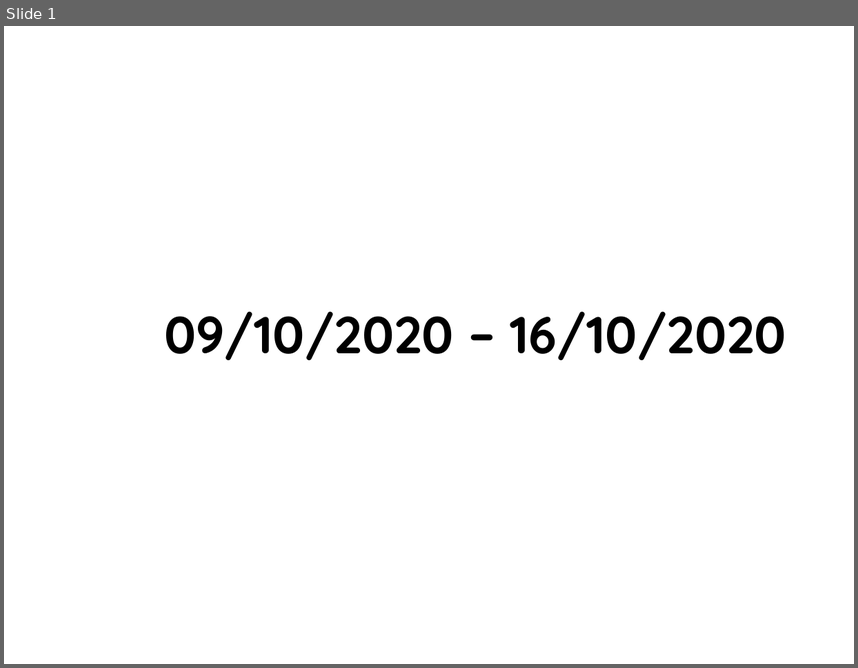
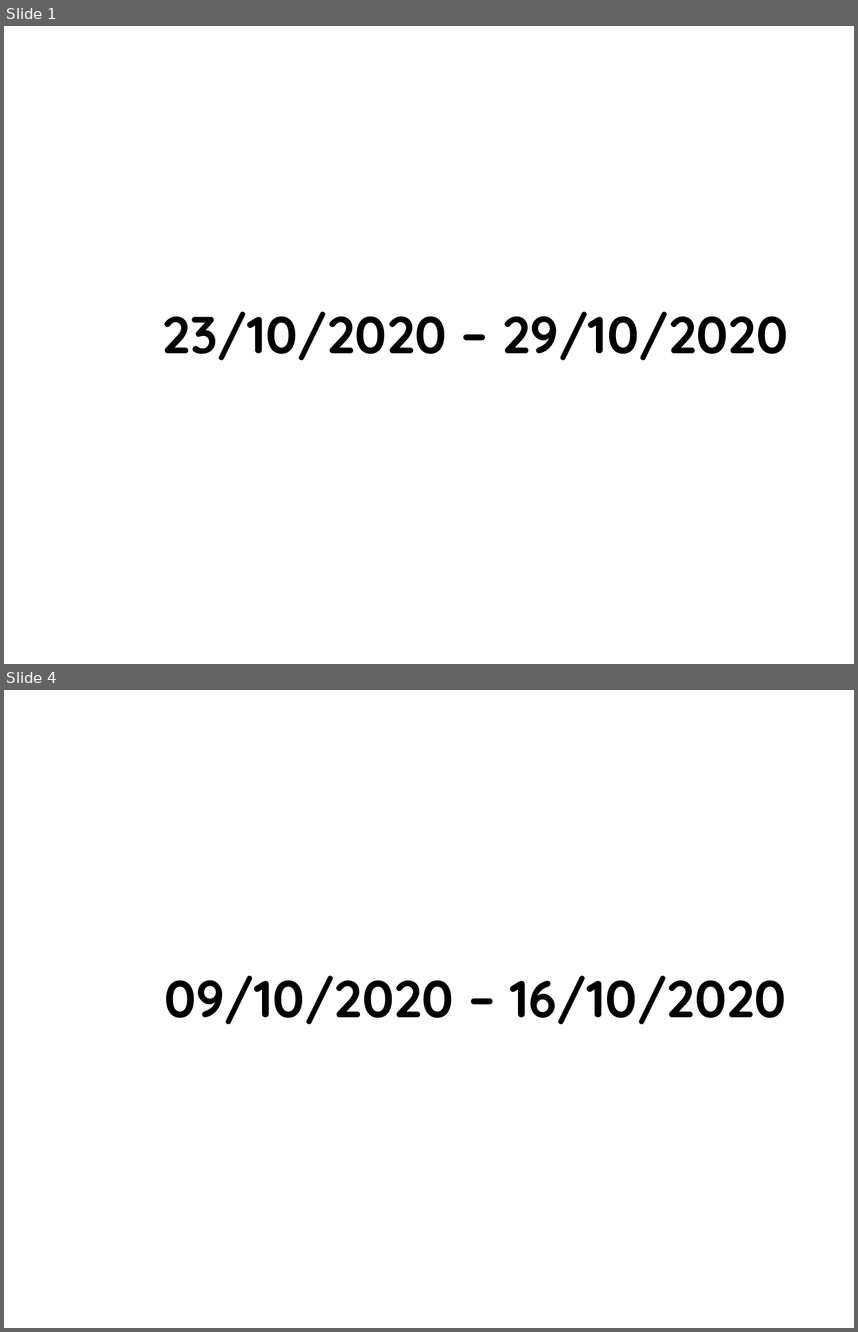
Before and after one commit to AXDELAROSA/CONTROL_QUALITY, a slide deck: Docs/IT_DEV_PEARL_LEATHER_QA_INSPECCION_16102020.pptx. Shown one above the other, each under a label of ours: slide 1 before the commit, slides 1 and 4 after it; the slides between them are not shown. The pictures are 858x668 and 858x1332 pixels, drawn with LibreOffice and Linux fonts; fonts in the diff are those of the drawing; background and template pictures are left out. Boxes give left, top, right and bottom in pixels: in the first picture for what was removed or moved away, otherwise in the second. Text is boxed around its words. In the diff, an @@ line names an element or a change of style, - is before the commit and + after.

```diff
--- a/Docs/IT_DEV_PEARL_LEATHER_QA_INSPECCION_16102020.pptx
+++ b/Docs/IT_DEV_PEARL_LEATHER_QA_INSPECCION_16102020.pptx
@@ slide 1 added at (x1=4, y1=26, x2=854, y2=664), background picture (left out) @@
@@ text added at (x1=163, y1=311, x2=789, y2=360), 44 pt, text #000000, bold @@
+23/10/2020 – 29/10/2020
@@ what was slide 1 is now slide 4 @@
```
Also in this commit, not shown: 2 other slides added, 2 other files.
